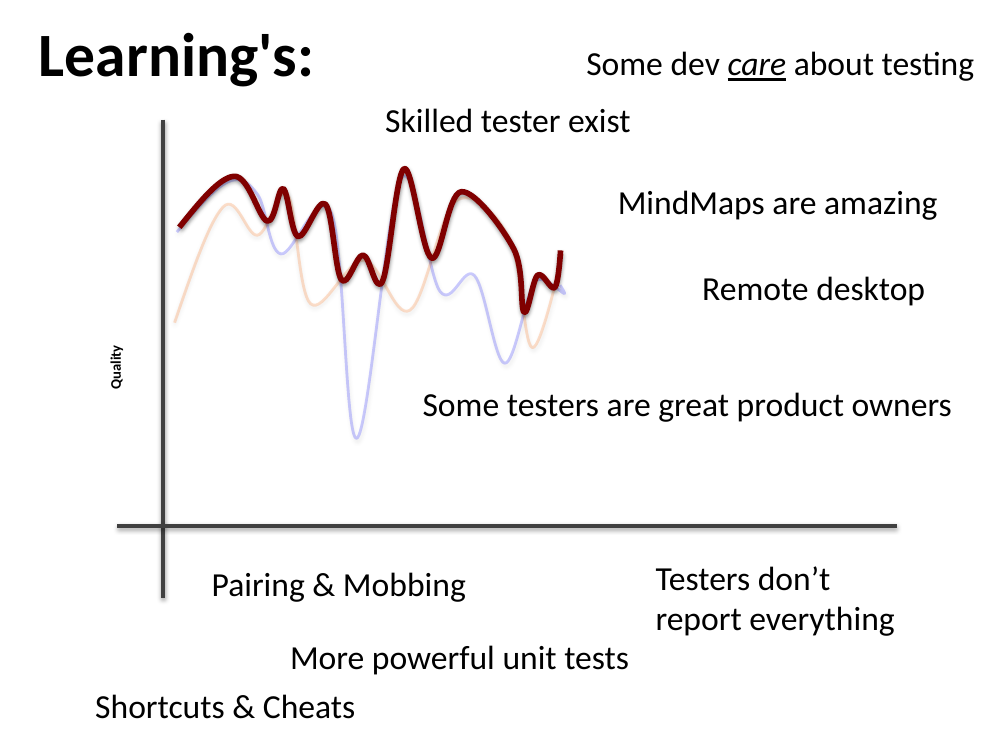
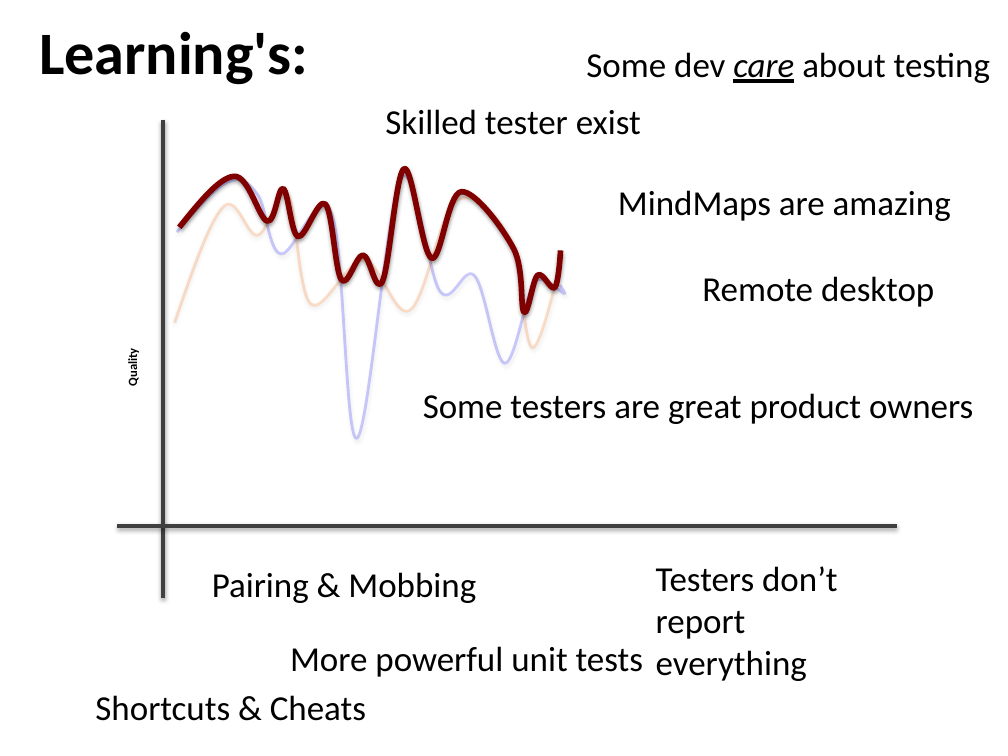
Before and after one commit to maaretp/TalesOfDeveloperTesterCollaboration, a slide deck: slide 25 of Tales from Tester Developer Collaboration.pptx. Drawn at 1008x756 pixels with LibreOffice and Linux fonts; fonts in the diff are those of the drawing. Boxes give left, top, right and bottom in pixels: in the first picture for what was removed or moved away, otherwise in the second. Text is boxed around its words. In the diff, an @@ line names an element or a change of style, - is before the commit and + after.

```diff
--- a/Tales from Tester Developer Collaboration.pptx
+++ b/Tales from Tester Developer Collaboration.pptx
@@ text "Learning's:" at (39,31,308,85): size 44 to 43 pt @@
@@ text "Quality": place and size @@
-text "Quality" at (107,349,125,388)
+text "Quality" at (125,351,140,385)
@@ text "Quality" at (125,351,140,385): size 10.5 to 9 pt @@
@@ size 24 to 25 pt in 9 elements at (702,276,934,307), (95,695,366,721), (212,572,476,603), (385,109,641,135), (290,646,643,677), (618,190,951,221), (586,52,990,83), (423,393,973,424), (656,566,838,681) @@
```
Also in this commit, not shown: 23 other slides changed, 3 slides added.
